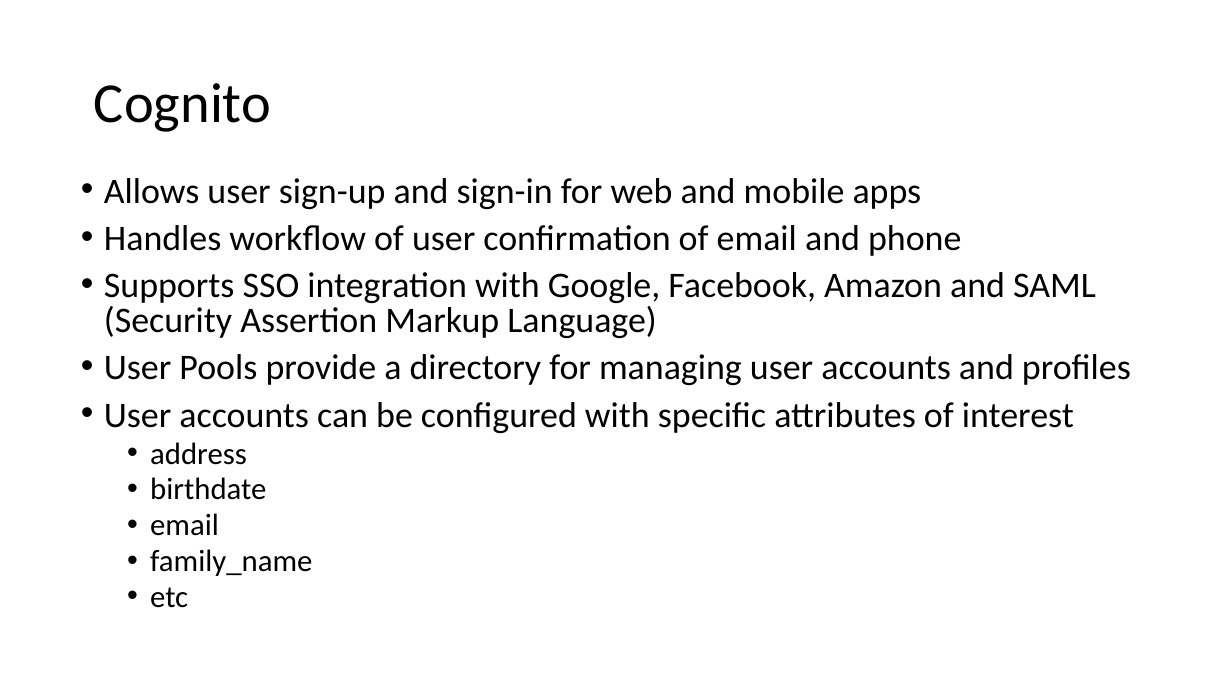
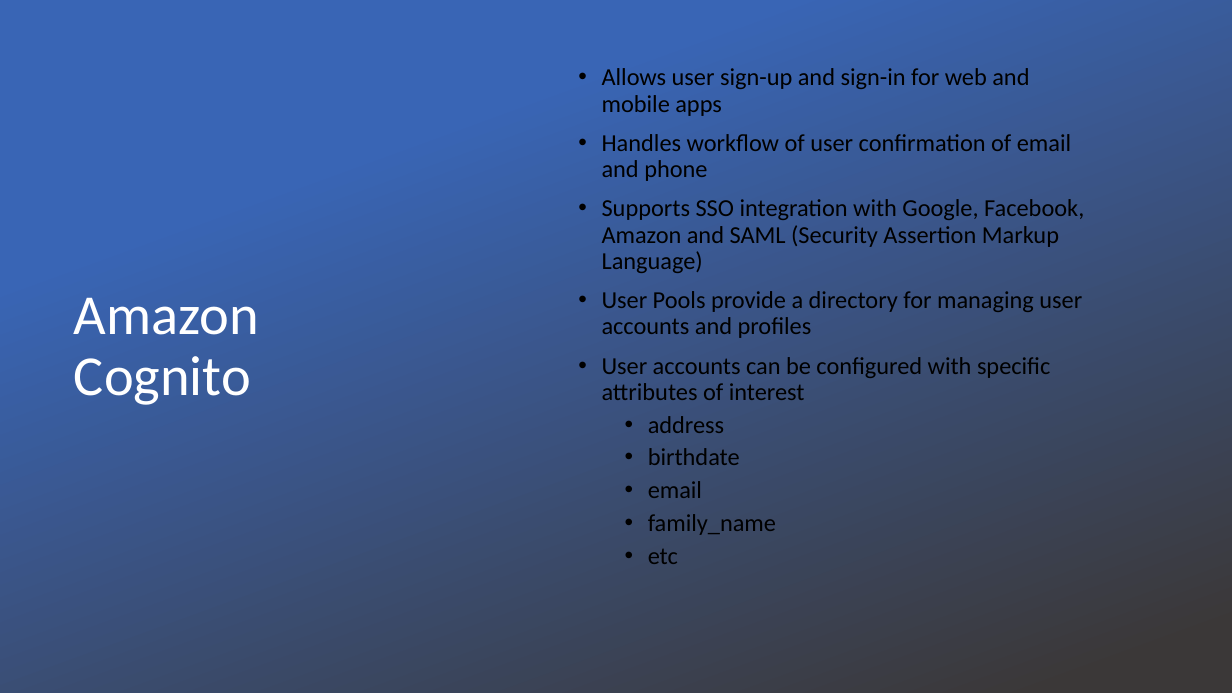
Before and after one commit to uwacsp/cits5503, a slide deck: slide 38 of Lectures/CITS5503LectureIAM.pptx (slide 6 before the commit). Drawn at 1232x693 pixels with LibreOffice and Linux fonts; fonts in the diff are those of the drawing; background and template pictures are left out. Boxes give left, top, right and bottom in pixels: in the first picture for what was removed or moved away, otherwise in the second. Text is boxed around its words. In the diff, an @@ line names an element or a change of style, - is before the commit and + after.

```diff
--- a/Lectures/CITS5503LectureIAM.pptx
+++ b/Lectures/CITS5503LectureIAM.pptx
@@ rectangle added at (x1=0, y1=0, x2=1232, y2=693), fill gradient #3965B5 to #3B3838 @@
@@ text "Allows user sign-up and sign-in ..." moved from (x1=104, y1=178, x2=1131, y2=608) to (x1=602, y1=68, x2=1084, y2=564) @@
@@ text "Allows user sign-up and sign-in ..." at (x1=602, y1=68, x2=1084, y2=564): size 28 to 19 pt in "Allows user sign-up and sign-in for web ...", "Handles workflow of user confirmation of email ...", "Supports SSO integration with Google, Facebook, Amazon ...", "User Pools provide a directory for managing ..." and 1 more places; size 24 to 19 pt in "address", "birthdate", "email", "family_name" and 1 more places; line spacing 0.8 to 0.9; vertical alignment top to middle @@
@@ title at (x1=74, y1=297, x2=259, y2=405): text changed; text colour #000000 to #FFFFFF @@
-Cognito
+Amazon Cognito
```
Also in this commit, not shown: 6 other slides changed, 12 slides added, 3 other files.
